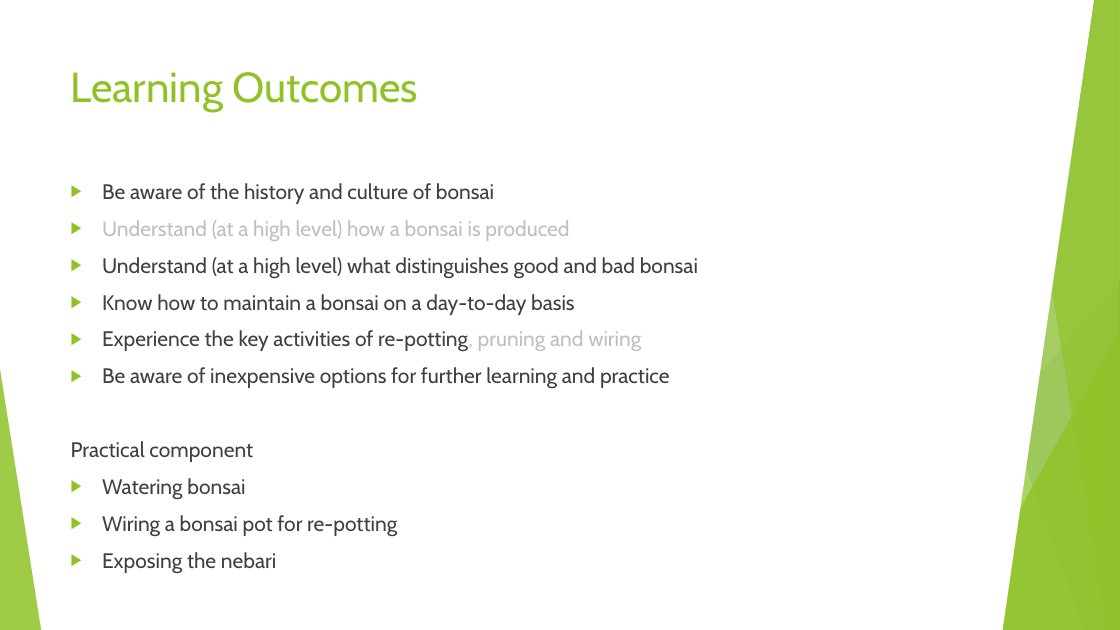
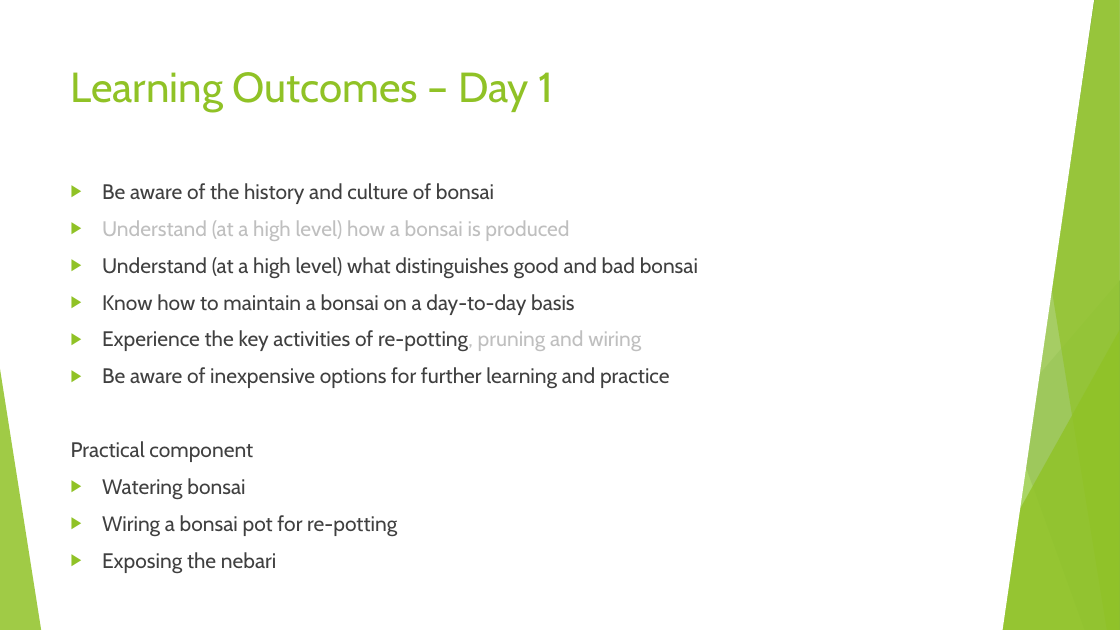
Before and after one commit to AlexLabram/Bonsai, a slide deck: slide 2 of Courseware/Bonsai 2-Day A (2024-10-12).pptx. Drawn at 1120x630 pixels with LibreOffice and Linux fonts; fonts in the diff are those of the drawing. Boxes give left, top, right and bottom in pixels: in the first picture for what was removed or moved away, otherwise in the second. Text is boxed around its words. In the diff, an @@ line names an element or a change of style, - is before the commit and + after.

Commit message:
Small update: added "Day X" to learning outcomes slide
Export to PDF

```diff
--- a/Courseware/Bonsai 2-Day A (2024-10-12).pptx
+++ b/Courseware/Bonsai 2-Day A (2024-10-12).pptx
@@ title at (x1=71, y1=72, x2=553, y2=112): text changed @@
-Learning Outcomes
+Learning Outcomes – Day 1
```
Also in this commit, not shown: 3 other files.
